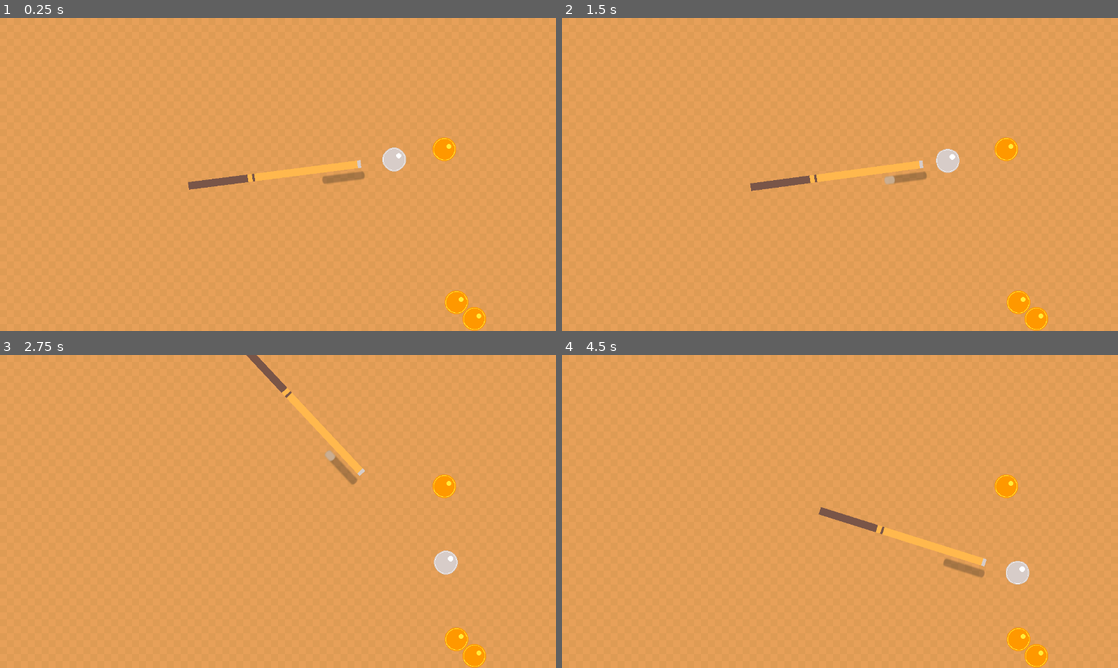
Above: before the commit, frames 1-4 (two rows, left to right).
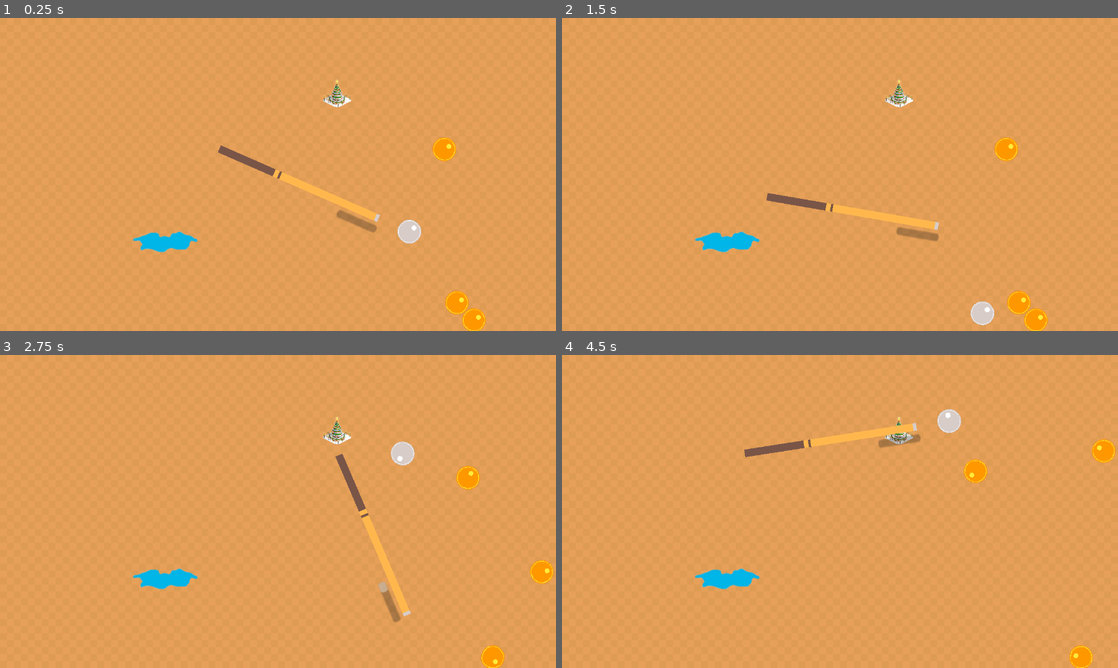
Above: after the commit, the same moments.

Repository: Eiphoria6237/billiard_game
Game: Godot game, scene res://scenes/main/main.tscn
The game is run twice, just before and just after one commit, with the same random seed, the same clock (stepped at 60 frames per second) and the same inputs.
Inputs (mouse positions are in pixels of both pictures, inside the frame that each line leads up to):
- Up to frame 1 (0.25 s): no input
- Up to frame 2 (1.5 s): tap Enter at 0.5 s; move the mouse to (962, 158) at 0.52 s; hold Space 0.53-1.28 s; click (962, 158) at 0.67 s; move the mouse to (728, 190) at 1.27 s; tap Space at 1.35 s; click (728, 190) at 1.42 s
- Up to frame 3 (2.75 s): tap Space at 1.52, 1.82 s; move the mouse to (333, 442) at 2.02 s; hold Space from 2.03 s (still down); click (333, 442) at 2.17 s
- Up to frame 4 (4.5 s): move the mouse to (812, 574) at 2.77 s; release Space at 2.78 s; tap Space at 2.85, 3.02, 3.32, 4.35 s; click (812, 574) at 2.92 s; move the mouse to (1006, 558) at 3.52 s; hold Space 3.53-4.28 s; click (1006, 558) at 3.67 s; move the mouse to (673, 464) at 4.27 s; click (673, 464) at 4.42 s

The runs differ from the first frame. In frame 1, 2.7% of the frame differs, in the area x 23-88%, y 19-100%; in frame 2, 2.8%; in frame 3, 3.9%; in frame 4, 4.1%, in the area x 23-100%, y 17-100%.

Commit message:
complete ball state, tree and water

Diff:
--- a/billiard_game/assets/ball_collision_script.gd
+++ b/billiard_game/assets/ball_collision_script.gd
@@ -1,15 +1,38 @@
 # for all balls, slow down upon collision
 extends RigidBody2D
 
-var initial_damping = 0.0
-var collision_damping = 4.0
+const initial_damping = 1.0
+const collision_damping = 2.0
+const ice_damping = 0.5
 var has_collided = false
+const speed_threshold: float = 10000000
 
 func _ready():
 	linear_damp = initial_damping
+	contact_monitor = true
 	connect("body_entered", Callable(self, "_on_body_entered"))
+	connect("body_exited", Callable(self, "_on_body_exited"))
 
 func _on_body_entered(body):
 	if not has_collided:
 		linear_damp = collision_damping
 		has_collided = true
+
+func is_stopped_or_still():
+	return linear_velocity.distance_squared_to(Vector2.ZERO) <= 10
+
+func is_on_fire():
+	return false
+
+func is_on_ice():
+	return false
+
+func is_neutral():
+	return not (is_on_fire() or is_on_ice())
+
+func is_cue_ball():
+	return false
+
+func is_high_speed(o_lv: Vector2):
+	# try using relative velocity
+	return linear_velocity.distance_squared_to(o_lv) >= speed_threshold
--- a/billiard_game/project.godot
+++ b/billiard_game/project.godot
@@ -22,6 +22,28 @@
 window/size/window_width_override=1280
 window/size/window_height_override=720
 
+[input]
+
+MOUSE_BUTTON_LEFT={
+"deadzone": 0.5,
+"events": [Object(InputEventMouseButton,"resource_local_to_scene":false,"resource_name":"","device":-1,"window_id":0,"alt_pressed":false,"shift_pressed":false,"ctrl_pressed":false,"meta_pressed":false,"button_mask":1,"position":Vector2(290, 15),"global_position":Vector2(294, 56),"factor":1.0,"button_index":1,"canceled":false,"pressed":true,"double_click":false,"script":null)
+]
+}
+KEY_SPACE={
+"deadzone": 0.5,
+"events": [Object(InputEventKey,"resource_local_to_scene":false,"resource_name":"","device":-1,"window_id":0,"alt_pressed":false,"shift_pressed":false,"ctrl_pressed":false,"meta_pressed":false,"pressed":false,"keycode":0,"physical_keycode":32,"key_label":0,"unicode":32,"echo":false,"script":null)
+]
+}
+
+[layer_names]
+
+2d_physics/layer_1="Edge"
+2d_physics/layer_2="CueBall"
+2d_physics/layer_3="target_ball"
+2d_physics/layer_4="tree"
+2d_physics/layer_5="water"
+2d_physics/layer_6="mud"
+
 [physics]
 
 2d/default_gravity=2.08165e-12
--- /dev/null
+++ b/billiard_game/scenes/balls/cue_ball/cue_ball.gd
@@ -0,0 +1,28 @@
+extends "res://assets/ball_collision_script.gd"
+
+var shot: bool = false	# true:moving, false:still
+signal one_shot_finished
+
+# manually test the max speed, for debug only
+var DEBUG: bool = false
+var max_speed: float = 0.0
+
+func _ready():
+	super._ready()
+	print(contact_monitor)
+
+# Called every frame. 'delta' is the elapsed time since the previous frame.
+func _process(delta):
+	if DEBUG: max_speed = max(max_speed, linear_velocity.length_squared())
+
+	# Check if the cue ball has stopped
+	if super.is_stopped_or_still():
+		if shot:
+			shot = false
+			# signal to change ball state, see function check_state_change in neutral_ball
+			one_shot_finished.emit()
+
+			if DEBUG: print(max_speed);	max_speed = 0.0
+
+func is_cue_ball():
+	return true
--- a/billiard_game/scenes/cue_ball/cue_ball.tscn
+++ b/billiard_game/scenes/balls/cue_ball/cue_ball.tscn
@@ -1,12 +1,14 @@
 [gd_scene load_steps=4 format=3 uid="uid://cj14ke18d38xu"]
 
-[ext_resource type="Script" path="res://scenes/cue_ball/cue_ball.gd" id="1_4c8kr"]
-[ext_resource type="Texture2D" uid="uid://8no4njpyp448" path="res://scenes/cue_ball/cue_ball.png" id="1_tauld"]
+[ext_resource type="Script" path="res://scenes/balls/cue_ball/cue_ball.gd" id="1_4c8kr"]
+[ext_resource type="Texture2D" uid="uid://8no4njpyp448" path="res://scenes/balls/cue_ball/cue_ball.png" id="1_tauld"]
 
 [sub_resource type="CircleShape2D" id="CircleShape2D_fn7lk"]
 radius = 28.0179
 
 [node name="CueBall" type="RigidBody2D"]
+collision_layer = 2
+collision_mask = 61
 script = ExtResource("1_4c8kr")
 
 [node name="Sprite2D" type="Sprite2D" parent="."]
--- /dev/null
+++ b/billiard_game/scenes/balls/neutral_ball/neutral_ball.gd
@@ -0,0 +1,93 @@
+extends "res://assets/ball_collision_script.gd"
+
+# Ball state
+enum BallState {
+	NEUTRAL,
+	FIRE,
+	ICE
+}
+
+var neutral_ball = preload("res://assets/ball_state/neutral_ball.png")
+var fire_ball = preload("res://assets/ball_state/fire_ball_big.png")
+var ice_ball = preload("res://assets/ball_state/ice_ball_big.png")
+
+var ball_texture = {
+	BallState.NEUTRAL: neutral_ball,
+	BallState.FIRE: fire_ball,
+	BallState.ICE: ice_ball
+}
+
+var state = BallState.NEUTRAL
+
+func _ready():
+	super._ready()
+	# Set initial state and appearance
+	set_ball_state(BallState.NEUTRAL)
+	# Report the first collision
+	max_contacts_reported = 1
+
+func _process(delta):
+	pass
+
+func set_ball_state(new_state):
+	state = new_state
+	$State.texture = ball_texture[state]
+
+func is_on_fire():
+	return state == BallState.FIRE
+
+func is_on_ice():
+	return state == BallState.ICE
+
+func _on_body_entered(body):
+	if body is Area2D:
+		#region Enter water area
+		# 1. water state:
+		# 1.1. fireball eliminated
+		# 1.2. iceball: water -> ice
+		# 2. ice state: linear_damp = ice_damp
+		# 2.1. fireball -> neutralball
+		#endregion
+		if body.is_water():
+			if $".".is_on_fire():
+				$".".queue_free()
+			elif $".".is_on_ice():
+				body.freeze()
+				linear_damp = ice_damping
+		else:
+			linear_damp = ice_damping
+			if $".".is_on_fire():
+				$".".set_ball_state(BallState.NEUTRAL)
+	if body is RigidBody2D and super.is_high_speed(body.linear_velocity):
+		#region Balls collision circumstances (need high speed)
+		# 1. by cue_ball: neutral -> fire
+		# 2. by other ball:
+		# 2.1.	neutral enters neutral -> fire both
+		# 2.2.	fire/ice enters fire/ice -> both smash
+		# 2.3.	neutral enters fire/ice ->
+		# 			fire/ice smash, neutral...
+		# 2.4.	fire/ice enters neutral ->  fire/ice smash, neutral get a lower acceleration
+		#endregion
+		if body.is_cue_ball():
+			if state == BallState.NEUTRAL: set_ball_state(BallState.FIRE)
+		else:
+			if body.is_neutral() and super.is_neutral():
+				body.set_ball_state(BallState.FIRE)
+				$".".set_ball_state(BallState.FIRE)
+			elif not (body.is_neutral() and super.is_neutral()):
+				body.queue_free()
+				$".".queue_free()
+			elif body.is_neutral():
+				$".".queue_free()
+				# [FIXME]: neutral ball's behavior
+			elif $".".is_neutral():
+				# [TODO] 2.4.
+				pass
+	elif body is StaticBody2D:
+		if body.collision_layer == 8: # tree
+			if state == BallState.FIRE:
+				set_ball_state(BallState.NEUTRAL)
+			else:
+				set_ball_state(BallState.ICE)
+		elif body.collision_layer == 32: # mud
+			pass
--- /dev/null
+++ b/billiard_game/scenes/balls/neutral_ball/neutral_ball.tscn
@@ -0,0 +1,23 @@
+[gd_scene load_steps=5 format=3 uid="uid://48pjycotvitf"]
+
+[ext_resource type="Script" path="res://scenes/balls/neutral_ball/neutral_ball.gd" id="1_etoib"]
+[ext_resource type="Texture2D" uid="uid://0mw7lq07fwaq" path="res://assets/ball_state/neutral_ball.png" id="2_33w46"]
+
+[sub_resource type="PhysicsMaterial" id="PhysicsMaterial_8u1qw"]
+bounce = 1.0
+
+[sub_resource type="CircleShape2D" id="CircleShape2D_153fh"]
+radius = 28.0179
+
+[node name="NeutralBall" type="RigidBody2D"]
+collision_layer = 4
+collision_mask = 63
+input_pickable = true
+physics_material_override = SubResource("PhysicsMaterial_8u1qw")
+script = ExtResource("1_etoib")
+
+[node name="State" type="Sprite2D" parent="."]
+texture = ExtResource("2_33w46")
+
+[node name="CollisionShape2D" type="CollisionShape2D" parent="."]
+shape = SubResource("CircleShape2D_153fh")
--- a/billiard_game/scenes/cue/cue.gd
+++ b/billiard_game/scenes/cue/cue.gd
@@ -23,14 +23,14 @@
 				if power >= get_parent().MAX_POWER:
 					power = get_parent().MAX_POWER
 					increasing = false
-			else:
-				power -= 0.1 * SPEED_MODIFIER
-				if power <= 0:
-					power = 0
-					increasing = true
-				# Update the progress bar value
-			power_bar.value = power / (get_parent().MAX_POWER)
-			print(power)
+		else:
+			increasing = true
+			power -= 0.1 * SPEED_MODIFIER
+			if power <= 0:
+				power = 0
+		# Update the progress bar value
+		power_bar.value = power / (get_parent().MAX_POWER)
+		#print(power)
 	else:
 		if power > 0:
 			var direction = position - mouse_pos
--- a/billiard_game/scenes/cue_ball/cue_ball.gd
+++ /dev/null
@@ -1,10 +0,0 @@
-extends "res://assets/ball_collision_script.gd"
-
-func _ready():
-	collision_damping = 6.0
-
-# Called every frame. 'delta' is the elapsed time since the previous frame.
-func _process(delta):
-	# check if the cue ball has stopped
-	if $".".linear_velocity.length() <= 0.1:
-		get_parent().show_cue()
--- a/billiard_game/scenes/main/main.gd
+++ b/billiard_game/scenes/main/main.gd
@@ -3,17 +3,18 @@
 const MAX_POWER = 40.0
 const DAMP = 4.0
 
-@export var ball_scene: PackedScene
-@export var cue_scene: PackedScene
+@export var ball_scene: PackedScene = preload("res://scenes/balls/neutral_ball/neutral_ball.tscn")
+@export var cue_scene: PackedScene = preload("res://scenes/cue/cue.tscn")
 @onready var cue_ball = $CueBall
 var cue_instance: Node = null
+var objectballs = []
 
 func _ready():
 	new_game()
 
 func _process(delta):
 	# Check if the cue ball has stopped and there is no cue instance currently
-	if cue_ball.linear_velocity.length() <= 1:
+	if cue_ball.is_stopped_or_still():
 		if not is_instance_valid(cue_instance):
 			show_cue()
 
@@ -34,12 +35,74 @@
 		var pos = Vector2(randf_range(50,1200), randf_range(50,1200))
 		add_child(new_ball)
 		new_ball.position = pos
+		objectballs.append(new_ball)
 
 func _on_cue_shoot(power):
 	cue_ball.apply_central_impulse(power)
 	cue_ball.linear_damp = DAMP
+	cue_ball.shot = true
 	# Hide cue after shooting
 	await get_tree().create_timer(1.0).timeout
 	if is_instance_valid(cue_instance):
 		cue_instance.queue_free()
 		cue_instance = null
+
+
+func _on_cue_ball_one_shot_finished():
+	# neutral balls are affected by the surrouding fire/ice balls
+	const region = Vector2(50, 50)
+
+	var alive_objectballs = []
+	for objectball in objectballs:
+		if is_instance_valid(objectball):
+			alive_objectballs.append(objectball)
+
+	var ballIdx2changeState = {}
+	for i in range(alive_objectballs.size()):
+		var target = alive_objectballs[i]
+		if not target.is_neutral():	continue
+		var min_dis: float = INF
+
+		var infection = null
+		for j in range(alive_objectballs.size()):
+			var tmp = alive_objectballs[j]
+			if i == j or tmp.is_neutral(): continue
+			var dis = target.position.distance_squared_to(tmp.position)
+			if dis <= min_dis:
+				min_dis = dis
+				infection = tmp
+		if min_dis <= region.length_squared():
+			assert(infection != null)
+			# cannot change now: avoid transmitting
+			ballIdx2changeState[i] = infection.state
+
+	# change state
+	for idx in ballIdx2changeState.keys():
+		alive_objectballs[idx].set_ball_state(ballIdx2changeState.get(idx))
+
+
+
+func _on_water_body_entered(body):
+	#region Enter water area
+	# 1. water state:
+	# 1.1. fireball eliminated
+	# 1.2. iceball: water -> ice
+	# 2. ice state: linear_damp = ice_damp
+	# 2.1. fireball -> neutralball
+	#endregion
+	if $Water.is_water():
+		if body.is_on_fire():
+			body.queue_free()
+		elif body.is_on_ice():
+			$Water.freeze()
+			body.linear_damp = body.ice_damping
+	else:
+		body.linear_damp = body.ice_damping
+		if body.is_on_fire():
+			body.set_ball_state(body.BallState.NEUTRAL)
+			$Water.melt()
+
+
+func _on_water_body_exited(body):
+	body.linear_damp = body.initial_damping
+	pass # Replace with function body.
--- a/billiard_game/scenes/main/main.tscn
+++ b/billiard_game/scenes/main/main.tscn
@@ -1,21 +1,25 @@
-[gd_scene load_steps=8 format=3 uid="uid://b8pp7l3mq8dgb"]
+[gd_scene load_steps=10 format=3 uid="uid://b8pp7l3mq8dgb"]
 
-[ext_resource type="PackedScene" uid="uid://cj14ke18d38xu" path="res://scenes/cue_ball/cue_ball.tscn" id="1_pcam3"]
+[ext_resource type="PackedScene" uid="uid://cj14ke18d38xu" path="res://scenes/balls/cue_ball/cue_ball.tscn" id="1_pcam3"]
 [ext_resource type="TileSet" uid="uid://b4h3428f1j6v7" path="res://resources/tile_set.tres" id="1_rl6wx"]
 [ext_resource type="Script" path="res://scenes/main/main.gd" id="1_t7md0"]
-[ext_resource type="PackedScene" uid="uid://48pjycotvitf" path="res://scenes/neutral_ball/neutral_ball.tscn" id="3_cnjtj"]
-[ext_resource type="PackedScene" uid="uid://bw3cjigjfgr5d" path="res://scenes/cue/cue.tscn" id="5_kb5hv"]
+[ext_resource type="PackedScene" uid="uid://1p3p2ayf1422" path="res://scenes/terrain/water/water.tscn" id="5_571py"]
+[ext_resource type="PackedScene" uid="uid://coikgqnkwtbw3" path="res://scenes/terrain/tree/christmas_tree.tscn" id="6_mqdwe"]
+
+[sub_resource type="PhysicsMaterial" id="PhysicsMaterial_gla7m"]
+bounce = 0.5
 
 [sub_resource type="RectangleShape2D" id="RectangleShape2D_3d5a6"]
-size = Vector2(1294, 410)
+size = Vector2(1348, 410)
 
 [sub_resource type="RectangleShape2D" id="RectangleShape2D_mqh37"]
-size = Vector2(464.5, 739.5)
+size = Vector2(464.5, 789.5)
+
+[sub_resource type="PhysicsMaterial" id="PhysicsMaterial_dchdc"]
+bounce = 1.0
 
 [node name="Main" type="Node"]
 script = ExtResource("1_t7md0")
-ball_scene = ExtResource("3_cnjtj")
-cue_scene = ExtResource("5_kb5hv")
 
 [node name="TileMap" type="TileMap" parent="."]
 tile_set = ExtResource("1_rl6wx")
@@ -23,13 +27,15 @@
 layer_0/tile_data = PackedInt32Array(0, 65536, 1, 65536, 65536, 2, 1, 131072, 1, 65537, 131072, 2, 131072, 65536, 1, 19 …(73998 unchanged characters)…
 
 [node name="Edges" type="StaticBody2D" parent="TileMap"]
+collision_mask = 6
+physics_material_override = SubResource("PhysicsMaterial_gla7m")
 
 [node name="CollisionShape2D" type="CollisionShape2D" parent="TileMap/Edges"]
 position = Vector2(648, -205)
 shape = SubResource("RectangleShape2D_3d5a6")
 
 [node name="CollisionShape2D2" type="CollisionShape2D" parent="TileMap/Edges"]
-position = Vector2(646, 925)
+position = Vector2(651, 928)
 shape = SubResource("RectangleShape2D_3d5a6")
 
 [node name="CollisionShape2D3" type="CollisionShape2D" parent="TileMap/Edges"]
@@ -37,8 +43,19 @@
 shape = SubResource("RectangleShape2D_mqh37")
 
 [node name="CollisionShape2D4" type="CollisionShape2D" parent="TileMap/Edges"]
-position = Vector2(1513.25, 360.25)
+position = Vector2(1513.25, 385.25)
 shape = SubResource("RectangleShape2D_mqh37")
 
+[node name="Water" parent="." instance=ExtResource("5_571py")]
+position = Vector2(377, 524)
+
+[node name="Christmas_tree" parent="." instance=ExtResource("6_mqdwe")]
+position = Vector2(776, 183)
+
 [node name="CueBall" parent="." instance=ExtResource("1_pcam3")]
-position = Vector2(907, 326)
+position = Vector2(942, 492)
+physics_material_override = SubResource("PhysicsMaterial_dchdc")
+
+[connection signal="body_entered" from="Water" to="." method="_on_water_body_entered"]
+[connection signal="body_exited" from="Water" to="." method="_on_water_body_exited"]
+[connection signal="one_shot_finished" from="CueBall" to="." method="_on_cue_ball_one_shot_finished"]
--- a/billiard_game/scenes/neutral_ball/neutral_ball.gd
+++ /dev/null
@@ -1,16 +0,0 @@
-extends "res://assets/ball_collision_script.gd"
-
-var collision_count = 0
-
-
-func _on_body_entered(body):
-	collision_count += 1
-	if collision_count == 1:
-		# Apply an impulse with the strength equal to the other body's velocity
-		var other_body_velocity = body.linear_velocity if body is RigidBody2D else Vector2()
-		var impulse_strength = other_body_velocity.length()
-		var impulse_vector = other_body_velocity.normalized() * impulse_strength
-		apply_central_impulse(impulse_vector)
-	elif collision_count == 2:
-		# Slow down the ball on the second collision
-		linear_damp = collision_damping
--- a/billiard_game/scenes/neutral_ball/neutral_ball.tscn
+++ /dev/null
@@ -1,14 +0,0 @@
-[gd_scene load_steps=3 format=3 uid="uid://48pjycotvitf"]
-
-[ext_resource type="Texture2D" uid="uid://0mw7lq07fwaq" path="res://scenes/neutral_ball/neutral_ball.png" id="1_6l6mh"]
-
-[sub_resource type="CircleShape2D" id="CircleShape2D_153fh"]
-radius = 28.0179
-
-[node name="NeutralBall" type="RigidBody2D"]
-
-[node name="Sprite2D" type="Sprite2D" parent="."]
-texture = ExtResource("1_6l6mh")
-
-[node name="CollisionShape2D" type="CollisionShape2D" parent="."]
-shape = SubResource("CircleShape2D_153fh")
--- /dev/null
+++ b/billiard_game/scenes/terrain/tree/christmas_tree.tscn
@@ -0,0 +1,19 @@
+[gd_scene load_steps=3 format=3 uid="uid://coikgqnkwtbw3"]
+
+[ext_resource type="Texture2D" uid="uid://vlpjcdd4gk2n" path="res://assets/terrain/tree.png" id="1_ppe56"]
+
+[sub_resource type="CircleShape2D" id="CircleShape2D_88km8"]
+radius = 46.0435
+
+[node name="Christmas_tree" type="StaticBody2D"]
+scale = Vector2(0.5, 0.5)
+collision_layer = 8
+collision_mask = 6
+
+[node name="Sprite2D" type="Sprite2D" parent="."]
+position = Vector2(0, -22)
+scale = Vector2(0.5, 0.5)
+texture = ExtResource("1_ppe56")
+
+[node name="CollisionShape2D" type="CollisionShape2D" parent="."]
+shape = SubResource("CircleShape2D_88km8")
--- /dev/null
+++ b/billiard_game/scenes/terrain/water/water.gd
@@ -0,0 +1,36 @@
+extends Area2D
+
+enum WaterState {
+	WATER,
+	ICE
+}
+var water = preload("res://assets/terrain/water.png")
+var ice = preload("res://assets/terrain/ice.png")
+
+var state = WaterState.WATER
+# Called when the node enters the scene tree for the first time.
+func _ready():
+	pass # Replace with function body.
+
+# Called every frame. 'delta' is the elapsed time since the previous frame.
+func _process(delta):
+	pass
+
+func set_water_state(new_state):
+	state = new_state
+	if new_state == WaterState.WATER:
+		$State.texture = water
+	else:
+		$State.texture = ice
+
+func freeze():
+	set_water_state(WaterState.ICE)
+
+func melt():
+	set_water_state(WaterState.WATER)
+
+func is_water():
+	return state == WaterState.WATER
+
+func is_ice():
+	return not is_water()
--- /dev/null
+++ b/billiard_game/scenes/terrain/water/water.tscn
@@ -0,0 +1,16 @@
+[gd_scene load_steps=3 format=3 uid="uid://1p3p2ayf1422"]
+
+[ext_resource type="Script" path="res://scenes/terrain/water/water.gd" id="1_fgeg7"]
+[ext_resource type="Texture2D" uid="uid://cro46ekkcj16f" path="res://assets/terrain/water.png" id="1_vn8rd"]
+
+[node name="Water" type="Area2D"]
+scale = Vector2(0.5, 0.5)
+collision_layer = 16
+collision_mask = 6
+script = ExtResource("1_fgeg7")
+
+[node name="State" type="Sprite2D" parent="."]
+texture = ExtResource("1_vn8rd")
+
+[node name="CollisionPolygon2D" type="CollisionPolygon2D" parent="."]
+polygon = PackedVector2Array(105, 14, 119, 0, 119, -11, 130, -23, 137, -18, 154, -18, 154, -32, 144, -34, 120, -50, 107, -51, 99, -52, 80, -64, 65, -64, 56, -59, 40, -58, 32, -52, 33, -46, 25, -40, 13, -44, -6, -45, -12, -40, -20, -45, -22, -55, -30, -60, -64, -60, -73, -54, -81, -54, -81, -53, -85, -53, -85, -49, -91, -50, -92, -47, -101, -49, -101, -44, -105, -45, -106, -42, -115, -40, -124, -39, -126, -36, -139, -36, -140, -23, -113, -23, -100, -8, -100, -1, -107, 5, -108, 21, -94, 20, -86, 16, -56, 15, -47, 20, -39, 23, -32, 26, -25, 28, 5, 29, 15, 20, 22, 16, 30, 13, 39, 11, 47, 15, 54, 16, 55, 19, 101, 19)
Renamed: billiard_game/assets/pngs/ball_red_small.png -> billiard_game/assets/ball_state/fire_ball.png
Not shown, changed: billiard_game/assets/ball_state/fire_ball.png.import
Renamed: billiard_game/assets/pngs/ball_red_large.png -> billiard_game/assets/ball_state/fire_ball_big.png
Not shown, changed: billiard_game/assets/ball_state/fire_ball_big.png.import
Renamed: billiard_game/assets/pngs/ball_blue_small.png -> billiard_game/assets/ball_state/ice_ball.png
Not shown, changed: billiard_game/assets/ball_state/ice_ball.png.import
Renamed: billiard_game/assets/pngs/ball_blue_large.png -> billiard_game/assets/ball_state/ice_ball_big.png
Not shown, changed: billiard_game/assets/ball_state/ice_ball_big.png.import
Renamed: billiard_game/scenes/neutral_ball/neutral_ball.png -> billiard_game/assets/ball_state/neutral_ball.png
Not shown, changed: billiard_game/assets/ball_state/neutral_ball.png.import
Binary file added: billiard_game/assets/terrain/ice.png
Not shown, added: billiard_game/assets/terrain/ice.png.import
(and 6 more such lines)
